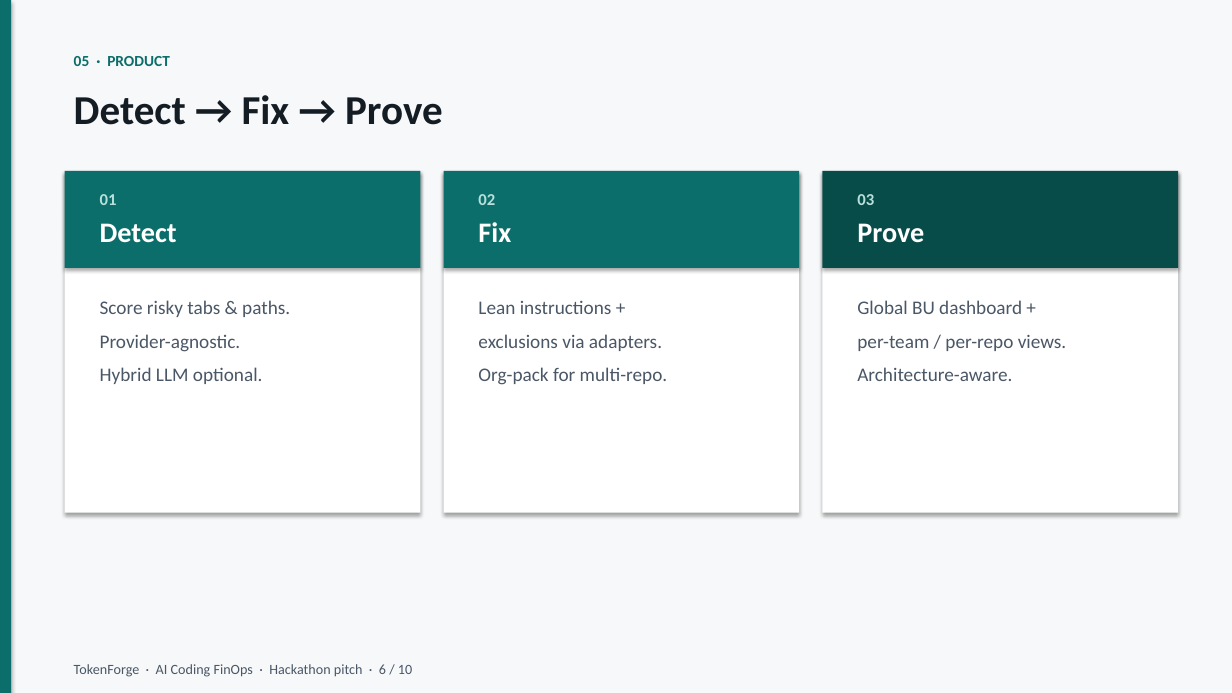
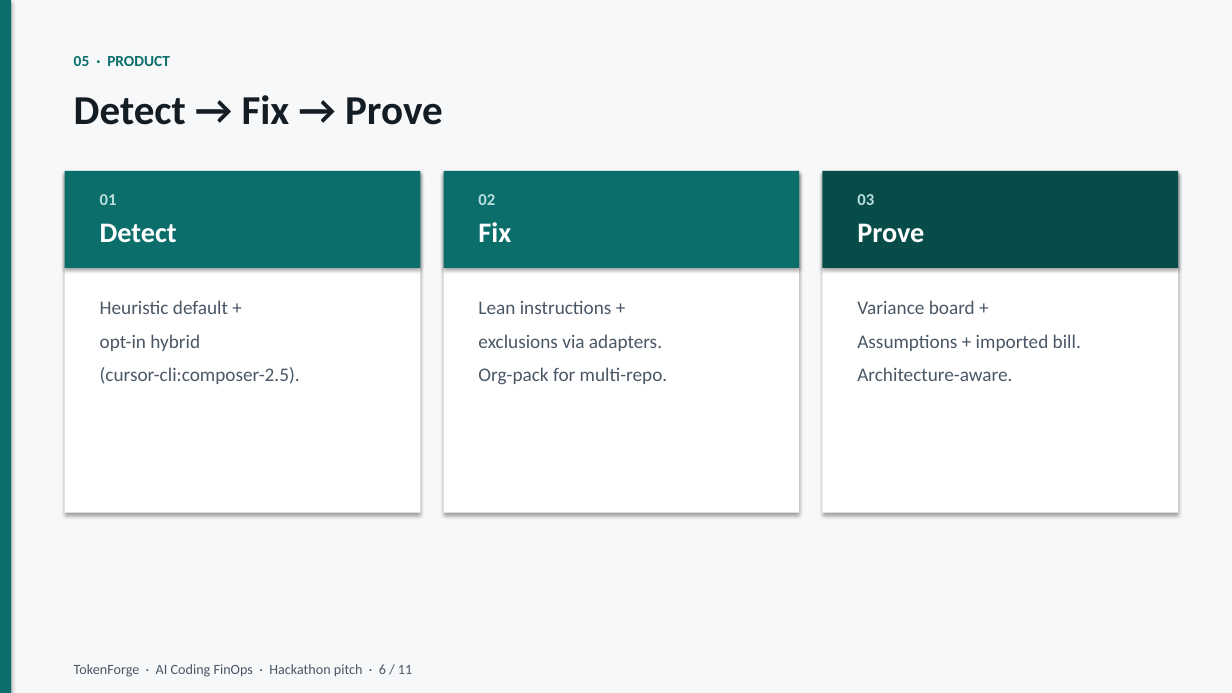
Before and after one commit to JordyNicholas/TokenForge, a slide deck: slide 6 of docs/pitch/TokenForge-Pitch.pptx. Drawn at 1232x693 pixels with LibreOffice and Linux fonts; fonts in the diff are those of the drawing. Boxes give left, top, right and bottom in pixels: in the first picture for what was removed or moved away, otherwise in the second. Text is boxed around its words. In the diff, an @@ line names an element or a change of style, - is before the commit and + after.

```diff
--- a/docs/pitch/TokenForge-Pitch.pptx
+++ b/docs/pitch/TokenForge-Pitch.pptx
@@ text at <box>100,300,300,384</box>: text changed @@
-Score risky tabs & paths.
-Provider-agnostic.
-Hybrid LLM optional.
+Heuristic default +
+opt-in hybrid
+(cursor-cli:composer-2.5).
@@ text at <box>857,300,1081,351</box>: text changed @@
-Global BU dashboard +
-per-team / per-repo views.
+Variance board +
+Assumptions + imported bill.
@@ text at <box>74,664,412,677</box>: text changed @@
-TokenForge · AI Coding FinOps · Hackathon pitch · 6 / 10
+TokenForge · AI Coding FinOps · Hackathon pitch · 6 / 11
```
Also in this commit, not shown: 5 other slides changed, 3 slides added, 2 slides removed, 2 other files.
